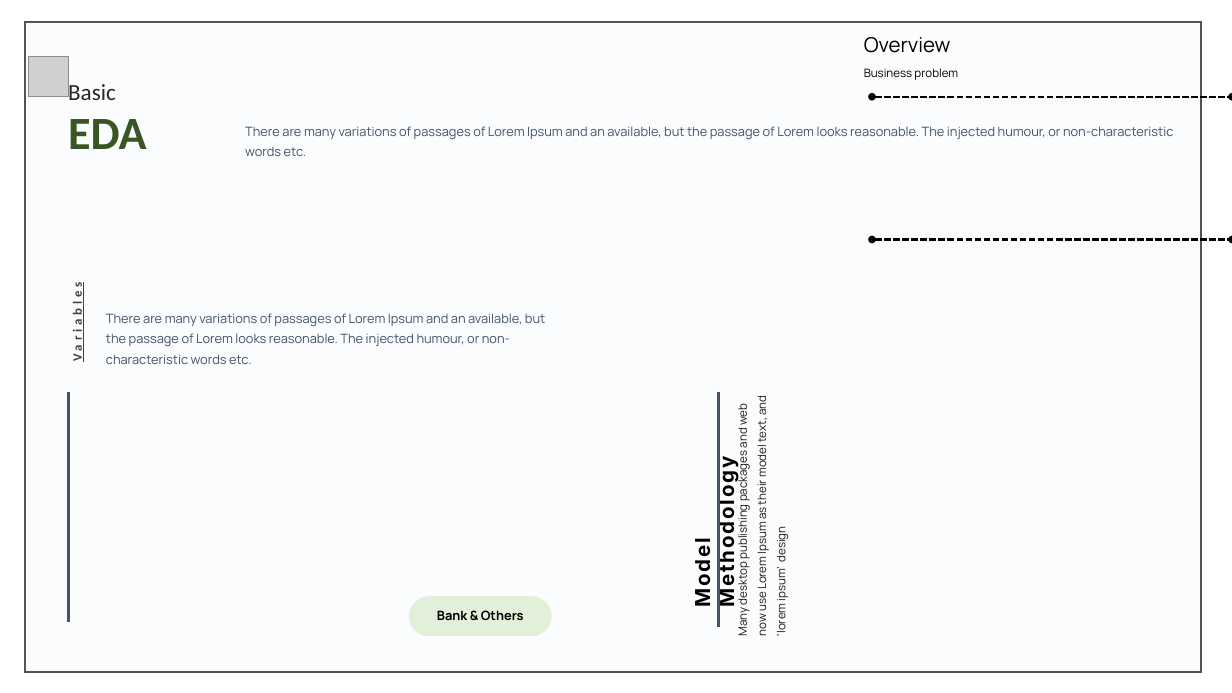
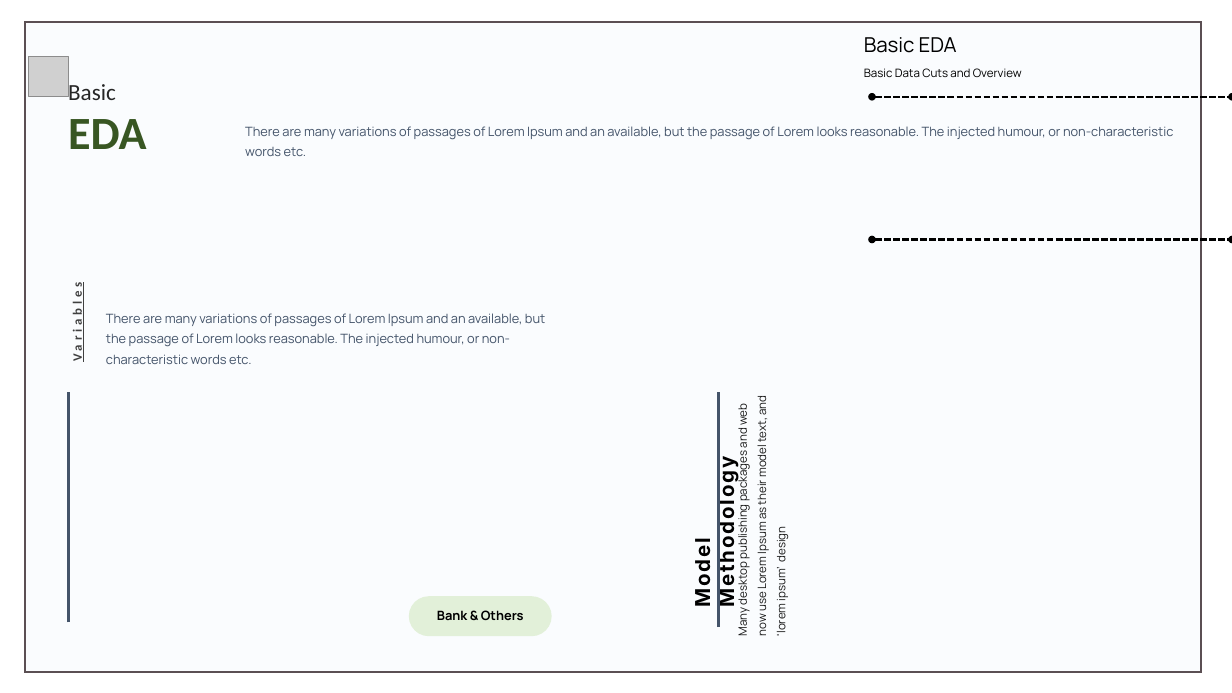
Before and after one commit to DwaipayanDutta/SAS_Data_model-Sample, a slide deck: slide 4 of Presentation/Model_Presentation.pptx. Drawn at 1232x693 pixels with LibreOffice and Linux fonts; fonts in the diff are those of the drawing; grey boxes stand for pictures. Boxes give left, top, right and bottom in pixels: in the first picture for what was removed or moved away, otherwise in the second. Text is boxed around its words. In the diff, an @@ line names an element or a change of style, - is before the commit and + after.

```diff
--- a/Presentation/Model_Presentation.pptx
+++ b/Presentation/Model_Presentation.pptx
@@ text at [864,37,957,53]: text changed @@
-Overview
+Basic EDA
@@ text at [864,68,1022,77]: text changed @@
-Business problem
+Basic Data Cuts and Overview
```
Also in this commit, not shown: 3 other slides changed.
